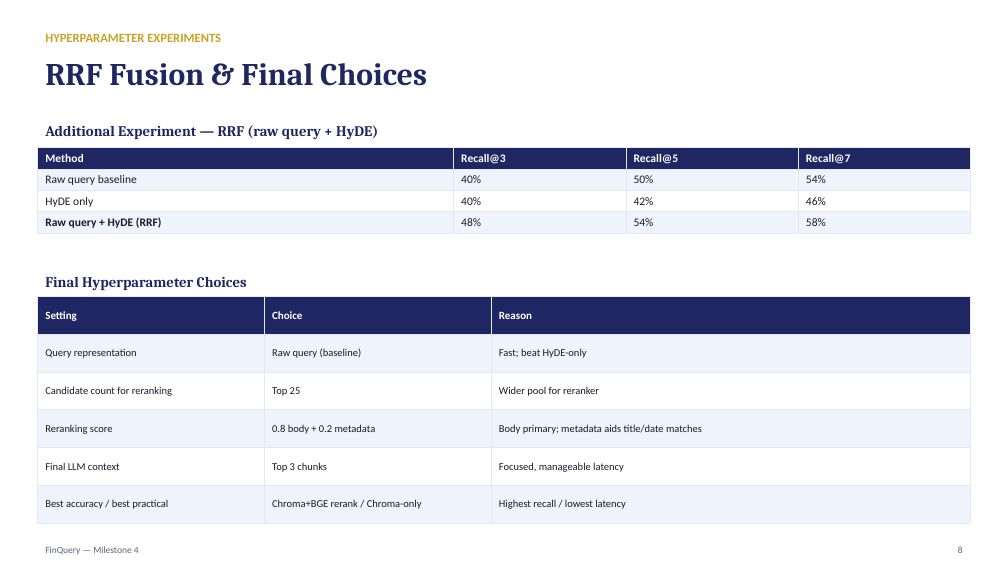
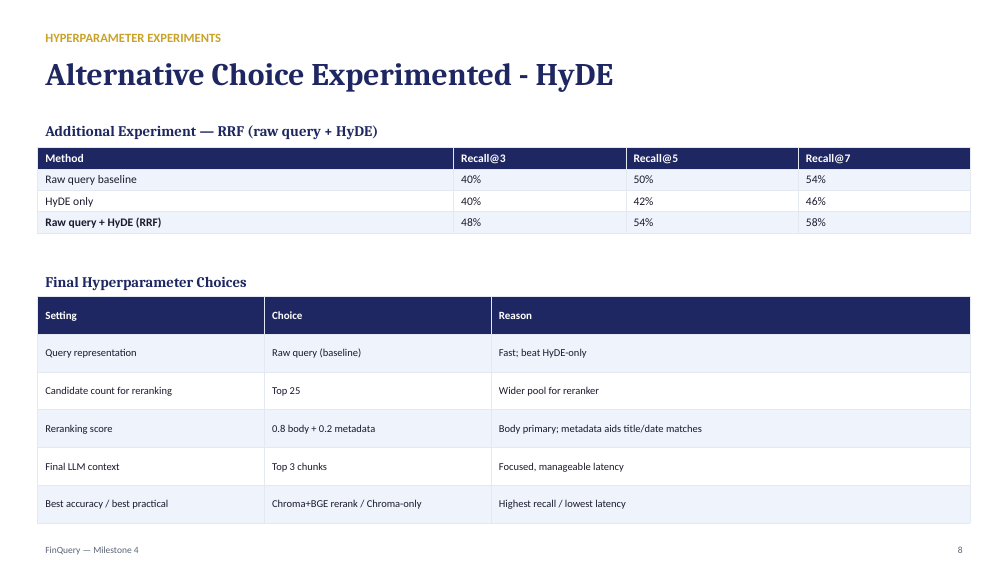
Before and after one commit to nandypi/Group-6-DS-and-AI-Lab-Project, a slide deck: slide 8 of Slides/DSAI_Team_6_Milestone4.pptx. Drawn at 1008x567 pixels with LibreOffice and Linux fonts; fonts in the diff are those of the drawing. Boxes give left, top, right and bottom in pixels: in the first picture for what was removed or moved away, otherwise in the second. Text is boxed around its words. In the diff, an @@ line names an element or a change of style, - is before the commit and + after.

```diff
--- a/Slides/DSAI_Team_6_Milestone4.pptx
+++ b/Slides/DSAI_Team_6_Milestone4.pptx
@@ text at (45,63,614,92): text changed @@
-RRF Fusion & Final Choices
+Alternative Choice Experimented - HyDE
```
Also in this commit, not shown: 12 other slides changed, 3 slides added, 2 slides removed.
